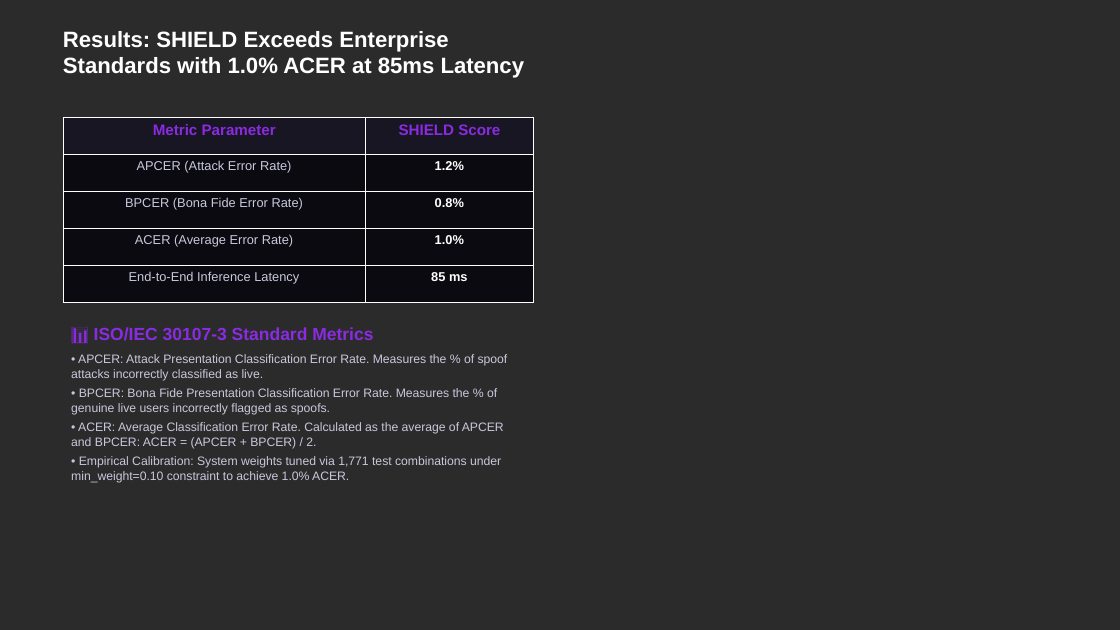
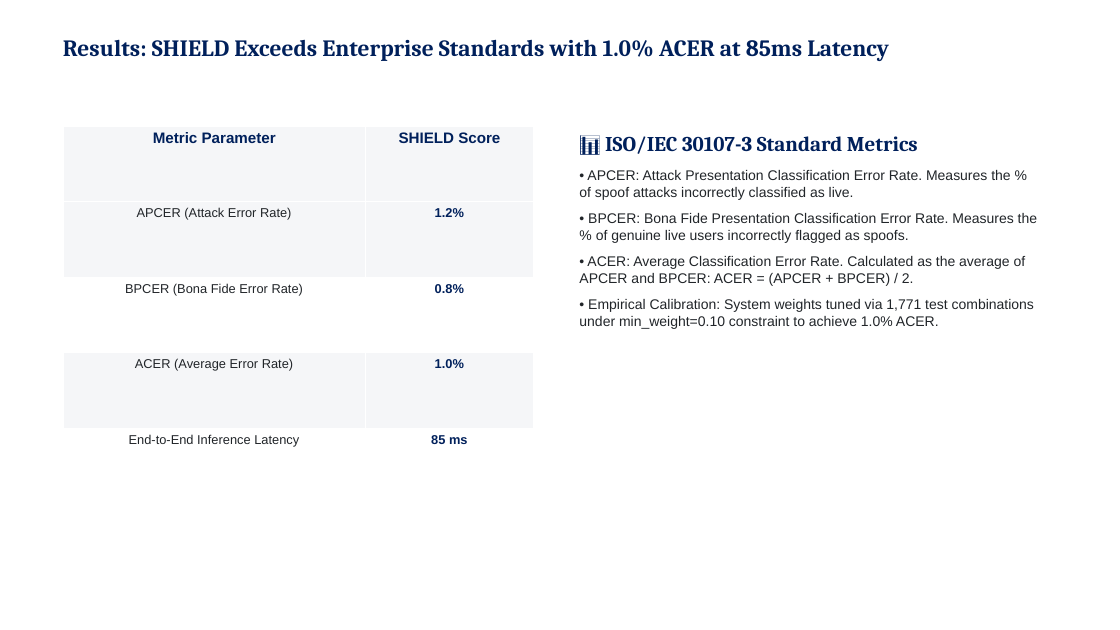
Before and after one commit to sthavirpunwatkar/SHIELD-Secure-Human-Identity-Liveness-Evaluation-Detection, a slide deck: slide 5 of reports/cdac_project_review.pptx. Drawn at 1120x630 pixels with LibreOffice and Linux fonts; fonts in the diff are those of the drawing; background and template pictures are left out; a plain dark background stands for a picture behind light text. Boxes give left, top, right and bottom in pixels: in the first picture for what was removed or moved away, otherwise in the second. Text is boxed around its words. In the diff, an @@ line names an element or a change of style, - is before the commit and + after.

Commit message:
docs: Completely build McKinsey consulting style slides from scratch with pure typography layout

```diff
--- a/reports/cdac_project_review.pptx
+++ b/reports/cdac_project_review.pptx
@@ background picture (left out) to #FFFFFF @@
@@ text "Results: SHIELD Exceeds Enterprise Standards ..." moved from (x1=63, y1=31, x2=525, y2=78) to (x1=63, y1=39, x2=889, y2=61) @@
@@ text "Results: SHIELD Exceeds Enterprise Standards ..." at (x1=63, y1=39, x2=889, y2=61): size 19 to 20 pt, font Arial to Cambria, text colour #FFFFFF to #00205B @@
@@ table at (x1=63, y1=126, x2=534, y2=504) @@
@@ fill #181622 to #F5F6F8 in row 1 @@
@@ fill #0A0A10 to #F5F6F8 in 4 cells @@
@@ fill #0A0A10 to #FFFFFF in 4 cells @@
@@ text colour #8A2BE2 to #00205B in "Metric Parameter", "SHIELD Score" @@
@@ text colour #C8C8DC to #212529 in "APCER (Attack Error Rate)", "BPCER (Bona Fide Error Rate)", "ACER (Average Error Rate)", "End-to-End Inference Latency" @@
@@ text colour #FFFFFF to #00205B in "1.2%", "0.8%", "1.0%", "85 ms" @@
@@ table resized from (x1=63, y1=118, x2=534, y2=302) to (x1=63, y1=126, x2=534, y2=504) @@
@@ text "📊 ISO/IEC 30107-3 Standard Metrics" moved from (x1=71, y1=327, x2=508, y2=483) to (x1=579, y1=136, x2=1037, y2=329) @@
@@ text "📊 ISO/IEC 30107-3 Standard Metrics" at (x1=579, y1=136, x2=1037, y2=329): size 15 to 18 pt, font Arial to Cambria, text colour #8A2BE2 to #00205B in "📊 ISO/IEC 30107-3 Standard Metrics"; size 10.5 to 12 pt, text colour #C8C8DC to #212529; more space between paragraphs @@
```
Also in this commit, not shown: 6 other slides changed, 1 other file.
